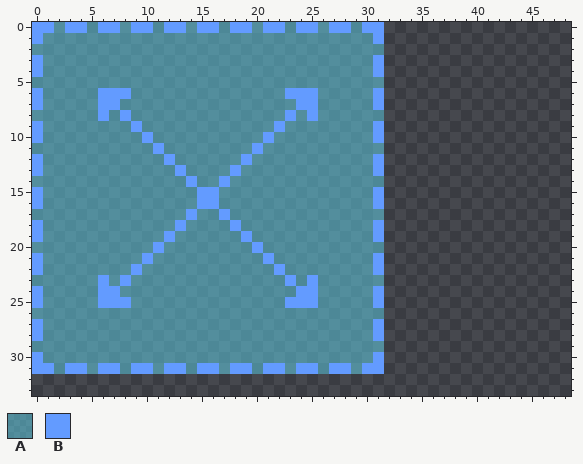
A pixel-art file gets an edit: assets/game/tilesets/test_playground/bricks.aseprite. The picture above is the old version.
640x640 pixels, 1 frame. Shown: x 0..48, y 0..33.
Visible layers, top first: "test_playground", "Layer 1".
Palette (. is transparent): A #5fcde486  B #639bff
Pixels before, first column x 0:
 0 BBABBABBABBABBABBABBABBABBABBABB
 1 BAAAAAAAAAAAAAAAAAAAAAAAAAAAAAAB
 2 AAAAAAAAAAAAAAAAAAAAAAAAAAAAAAAA
 3 BAAAAAAAAAAAAAAAAAAAAAAAAAAAAAAB
 4 BAAAAAAAAAAAAAAAAAAAAAAAAAAAAAAB
 5 AAAAAAAAAAAAAAAAAAAAAAAAAAAAAAAA
 6 BAAAAABBBAAAAAAAAAAAAAABBBAAAAAB
 7 BAAAAABBAAAAAAAAAAAAAAAABBAAAAAB
 8 AAAAAABABAAAAAAAAAAAAAABABAAAAAA
 9 BAAAAAAAABAAAAAAAAAAAABAAAAAAAAB
10 BAAAAAAAAABAAAAAAAAAABAAAAAAAAAB
11 AAAAAAAAAAABAAAAAAAABAAAAAAAAAAA
12 BAAAAAAAAAAABAAAAAABAAAAAAAAAAAB
13 BAAAAAAAAAAAABAAAABAAAAAAAAAAAAB
14 AAAAAAAAAAAAAABAABAAAAAAAAAAAAAA
15 BAAAAAAAAAAAAAABBAAAAAAAAAAAAAAB
16 BAAAAAAAAAAAAAABBAAAAAAAAAAAAAAB
17 AAAAAAAAAAAAAABAABAAAAAAAAAAAAAA
18 BAAAAAAAAAAAABAAAABAAAAAAAAAAAAB
19 BAAAAAAAAAAABAAAAAABAAAAAAAAAAAB
20 AAAAAAAAAAABAAAAAAAABAAAAAAAAAAA
21 BAAAAAAAAABAAAAAAAAAABAAAAAAAAAB
22 BAAAAAAAABAAAAAAAAAAAABAAAAAAAAB
23 AAAAAABABAAAAAAAAAAAAAABABAAAAAA
24 BAAAAABBAAAAAAAAAAAAAAAABBAAAAAB
25 BAAAAABBBAAAAAAAAAAAAAABBBAAAAAB
26 AAAAAAAAAAAAAAAAAAAAAAAAAAAAAAAA
27 BAAAAAAAAAAAAAAAAAAAAAAAAAAAAAAB
28 BAAAAAAAAAAAAAAAAAAAAAAAAAAAAAAB
29 AAAAAAAAAAAAAAAAAAAAAAAAAAAAAAAA
30 BAAAAAAAAAAAAAAAAAAAAAAAAAAAAAAB
31 BBABBABBABBABBABBABBABBABBABBABB
The same view after the edit:
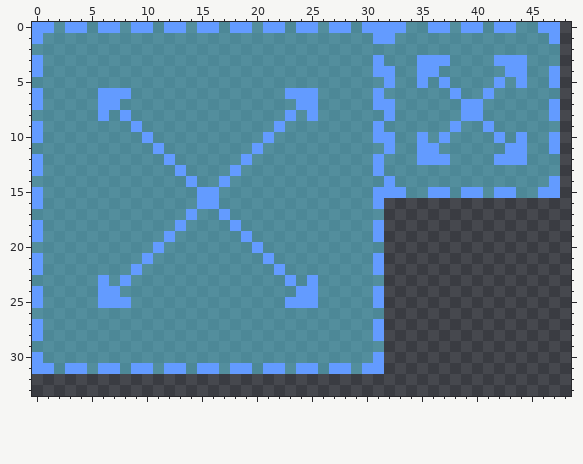
From old to new:
layer "test_playground_16*16" added
Layer "test_playground_16*16":
The author put colour A in row 0 at x 34 to 35, 38, 41 and 44 to 45; in row 1 at x 33 to 46; in row 2 at x 32 to 47; in row 3 at x 32 to 34, 38 to 41 and 45 to 47; in row 4 at x 33 to 34, 37 to 42 and 45 to 46; in row 5 at x 33 to 34, 36, 38 to 41, 43 and 45 to 46.
The author put colour A in row 6 at x 32 to 37, 39 to 40 and 42 to 47; in rows 7 to 8 at x 33 to 38 and 41 to 46; in row 9 at x 32 to 37, 39 to 40 and 42 to 47; in row 10 at x 33 to 34, 36, 38 to 41, 43 and 45 to 46; in row 11 at x 33 to 34, 37 to 42 and 45 to 46; in row 12 at x 32 to 34, 38 to 41 and 45 to 47.
The author put colour A in row 13 at x 32 to 47; in row 14 at x 33 to 46; in row 15 at x 34 to 35, 38, 41 and 44 to 45.
The author put colour B in row 0 at x 32 to 33, 36 to 37, 39 to 40, 42 to 43 and 46 to 47; in row 1 at x 32 and 47; in row 3 at x 35 to 37 and 42 to 44; in row 4 at x 32, 35 to 36, 43 to 44 and 47; in row 5 at x 32, 35, 37, 42, 44 and 47; in row 6 at x 38 and 41.
The author put colour B in rows 7 to 8 at x 32, 39 to 40 and 47; in row 9 at x 38 and 41; in row 10 at x 32, 35, 37, 42, 44 and 47; in row 11 at x 32, 35 to 36, 43 to 44 and 47; in row 12 at x 35 to 37 and 42 to 44; in row 14 at x 32 and 47.
The author put colour B in row 15 at x 32 to 33, 36 to 37, 39 to 40, 42 to 43 and 46 to 47.
Changed places in both pictures, as pixel boxes (x1, y1, x2, y2):
added: (384, 22, 560, 198)
